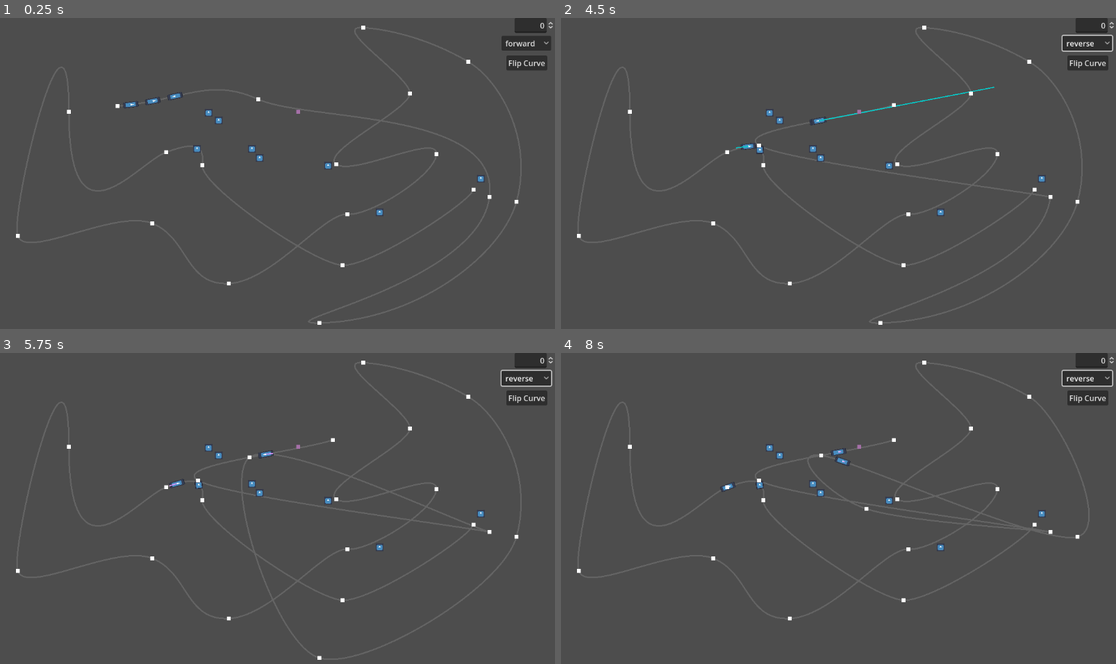
Above: before the commit, frames 1-4 (two rows, left to right).
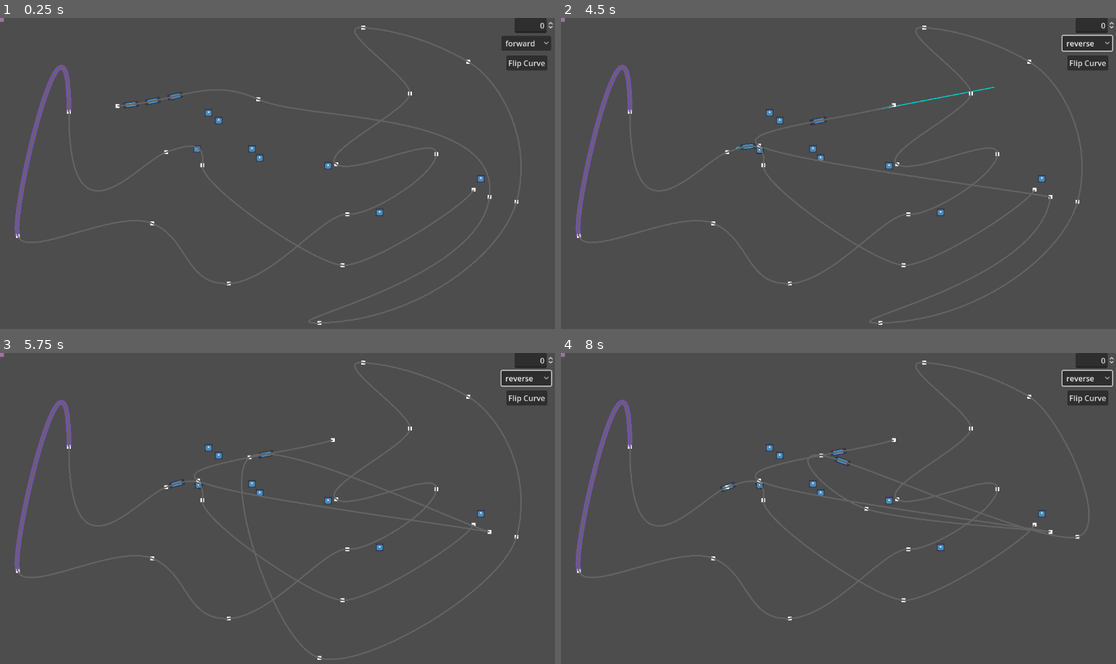
Above: after the commit, the same moments.

Repository: DeniZka/railway-path
Game: Godot game, scene res://main.tscn
Same seed, same stepped clock (60 frames per second), same inputs: the game is played once before the commit and once after it. The engine's default icon, where the game draws it, is replaced by a stand-in: a white triangle on a blue panel in a dark square.
Inputs (mouse positions are in pixels of both pictures, inside the frame that each line leads up to):
- Up to frame 1 (0.25 s): no input
- Up to frame 2 (4.5 s): click "forward" at 0.5 s; click "Flip Curve" at 1.25 s; click "reverse" at 2 s; tap Enter at 2.75, 4.25 s; drag from (677, 105) to (894, 105) at 2.77 s; tap Space at 3.5 s; drag from (821, 98) to (760, 145) at 3.52 s; move the mouse to (1049, 198) at 4.27 s; hold W from 4.28 s (still down); click (1049, 198) at 4.42 s
- Up to frame 3 (5.75 s): release W at 5 s; tap Space at 5 s; drag from (488, 533) to (249, 458) at 5.02 s
- Up to frame 4 (8 s): tap Enter at 5.75 s; drag from (810, 458) to (866, 508) at 5.77 s; tap Space at 6.5 s; drag from (882, 657) to (821, 455) at 6.52 s; move the mouse to (1077, 536) at 7.27 s; click (1077, 536) at 7.42 s

The runs differ from the first frame. In frame 1, 0.6% of the frame differs, in the area x 0-94%, y 0-99%; in frame 2, 0.7%; in frame 3, 0.6%; in frame 4, 0.7%.

Commit message:
rawilways singletone

Diff:
--- a/car.gd
+++ b/car.gd
@@ -117,7 +117,7 @@
 		#TODO: generate self curve!!!
 	#Change follow position after collisions and movements
 	var clothest_offset = path.curve.get_closest_offset(position)
-	if abs(follow.progress - clothest_offset) < 100000000: #FIX curve cross /near section skip!!!
+	if abs(follow.progress - clothest_offset) < 100000000: #FIX curve cross /near section skip!!! #FIXME: baypass due to flip path
 		follow.progress = clothest_offset
 		position = follow.position
 
--- a/drag_point.gd
+++ b/drag_point.gd
@@ -6,6 +6,7 @@
 var index = 0
 
 signal point_moved(idx: int, pos: Vector2)
+
 func set_index(idx: int):
 	index = idx
 
--- a/main.gd
+++ b/main.gd
@@ -6,9 +6,8 @@
 
 const DIVIDER = 6.0
 
-@onready var path : Path2D = $Path2D
-@onready var follow : PathFollow2D = $Path2D/TrainPath
-@onready var line : Line2D = $Line2D
+@onready var path : Path2D = $railways/Path2D
+@onready var line : Line2D = $railways/Path2D/Line2D
 @onready var points : Node2D = $DragPoints
 @onready var drag_poin_scene : PackedScene = load("res://drag_point.tscn")
 @onready var train : Node2D =  $Train
@@ -17,24 +16,25 @@
 var tension = 1.0
 
 func _ready():
-	$Train.set_path($Path2D)
+	$Segment_picker.add_path(path)
+	$Train.set_path(path)
 	loco.active = true
 	#loco.add_collision_exception_with($Train/Car) #TODO: except all in train
 	loco.direction = 1
 	var in_ : Vector2 = path.curve.get_point_in(0)
-	var pt2 : Vector2 = $Path2D.curve.get_point_position(2)
-	var pt2i : Vector2= $Path2D.curve.get_point_in(2)
-	var pt2o : Vector2= $Path2D.curve.get_point_out(2)
-	$Path2D.curve.add_point(pt2, Vector2.ZERO, Vector2.ZERO, 3)
-	$Path2D.curve.set_point_in(3, pt2i)
-	$Path2D.curve.set_point_out(3, pt2o)
+	var pt2 : Vector2 = path.curve.get_point_position(2)
+	var pt2i : Vector2= path.curve.get_point_in(2)
+	var pt2o : Vector2= path.curve.get_point_out(2)
+	path.curve.add_point(pt2, Vector2.ZERO, Vector2.ZERO, 3)
+	path.curve.set_point_in(3, pt2i)
+	path.curve.set_point_out(3, pt2o)
 
-	$Path2D.curve.add_point(pt2, Vector2.ZERO, Vector2.ZERO, 2)
-	$Path2D.curve.set_point_in(2, pt2i)
-	$Path2D.curve.set_point_out(2, pt2o)
+	path.curve.add_point(pt2, Vector2.ZERO, Vector2.ZERO, 2)
+	path.curve.set_point_in(2, pt2i)
+	path.curve.set_point_out(2, pt2o)
 
 	#$Path2D.curve.set_point_position(3, Vector2.INF)
-	$Line2D.points = $Path2D.curve.get_baked_points()
+	line.points = path.curve.get_baked_points()
 
 
 	line.points = path.curve.get_baked_points()
--- a/main.tscn
+++ b/main.tscn
@@ -21,13 +21,15 @@
 [node name="main" type="Node2D"]
 script = ExtResource("1_uhihj")
 
-[node name="Line2D" type="Line2D" parent="."]
+[node name="railways" type="Node" parent="."]
+
+[node name="Path2D" type="Path2D" parent="railways"]
+curve = SubResource("Curve2D_mpf2r")
+
+[node name="Line2D" type="Line2D" parent="railways/Path2D"]
 width = 3.0
 default_color = Color(0.392157, 0.392157, 0.392157, 1)
 antialiased = true
-
-[node name="Path2D" type="Path2D" parent="."]
-curve = SubResource("Curve2D_mpf2r")
 
 [node name="Train" parent="." instance=ExtResource("6_q2t3g")]
 can_sleep = false
@@ -128,11 +130,6 @@
 text = "Flip Curve"
 
 [node name="Segment_picker" parent="." instance=ExtResource("6_dqwr5")]
-anchors_preset = 0
-offset_left = 615.0
-offset_top = 191.0
-offset_right = 623.0
-offset_bottom = 199.0
 
 [connection signal="item_selected" from="OptionButton" to="." method="_on_option_button_item_selected"]
 [connection signal="value_changed" from="SpinBox" to="." method="_on_spin_box_value_changed"]
--- a/tests/segment_picker.gd
+++ b/tests/segment_picker.gd
@@ -1,33 +1,68 @@
 class_name SegmentPicker
-extends Control
+extends Node2D
 
 
 enum{MODE_IDLE, MODE_DRAG}
 var mode = MODE_IDLE
 var index = 0
+var paths : Array[Path2D]
 
 signal point_moved(idx: int, pos: Vector2)
+
+
 func set_index(idx: int):
 	index = idx
 
-func _ready():
-	pass
+func add_path(path: Path2D):
+	paths.append(path)
 
-func get_nearest_segment():
-	pass
+func get_nearest_path():
+	var nearest_path = null
+	var clothest_offset : float = INF
+	for path in paths:
+		var clothest_to_path_offset : float = path.curve.get_closest_offset($Segment_picker.position)
+		if clothest_to_path_offset < clothest_offset:
+			clothest_offset = clothest_to_path_offset
+			nearest_path = path
+	return [nearest_path, clothest_offset]
 
-func _on_gui_input(event):
-	if event is InputEventMouseButton:
-		if event.button_index == MOUSE_BUTTON_LEFT and event.pressed:
-			mode = MODE_DRAG
-		if event.button_index == MOUSE_BUTTON_LEFT and (not event.pressed):
-			mode = MODE_IDLE
+func get_clothest_points():
+	var path_offset : Array = get_nearest_path()
+	var path : Path2D = path_offset[0]
+	var offset : float = path_offset[1]
+	var most_left_point : int = 0
+	var most_right_point : int = path.curve.point_count - 1
+	for point_idx in range(path.curve.point_count):
+		var point_offset = path.curve.get_closest_offset(path.curve.get_point_position(point_idx))
+		if point_offset > most_left_point and point_offset < offset:
+			most_left_point = point_idx
+		if point_offset > offset and point_idx < most_right_point:
+			most_right_point = point_idx
+	return [most_left_point, most_right_point, path]
 
+func _process(delta):
+	if paths.size() > 0:
+		var pts = get_clothest_points()
+		var path : Path2D = pts[2]
+		$Path2D.curve.set_point_position(0, path.curve.get_point_position(pts[0]))
+		$Path2D.curve.set_point_position(1, path.curve.get_point_position(pts[1]))
+		$Path2D.curve.set_point_in(1, path.curve.get_point_in(pts[1]))
+		$Path2D.curve.set_point_in(0, path.curve.get_point_in(pts[0]))
+		$Path2D.curve.set_point_out(0, path.curve.get_point_out(pts[0]))
+		$Path2D.curve.set_point_out(1, path.curve.get_point_out(pts[1]))
+		$Line2D.points = $Path2D.curve.get_baked_points()
 
 func _input(event):
 	if event is InputEventMouseMotion and mode == MODE_DRAG:
 		my_set_position(get_global_mouse_position())
 
 func my_set_position(new_position: Vector2):
-	position = new_position - Vector2(4, 4)
+	$Segment_picker.position = new_position
 	point_moved.emit(index, new_position)
+
+func _on_segment_picker_gui_input(event):
+	if event is InputEventMouseButton:
+		if event.button_index == MOUSE_BUTTON_LEFT and event.pressed:
+			mode = MODE_DRAG
+		if event.button_index == MOUSE_BUTTON_LEFT and (not event.pressed):
+			mode = MODE_IDLE
--- a/tests/segment_picker.tscn
+++ b/tests/segment_picker.tscn
@@ -3,17 +3,13 @@
 [ext_resource type="Script" path="res://tests/segment_picker.gd" id="1_qf8oo"]
 
 [sub_resource type="Curve2D" id="Curve2D_v1020"]
+_data = {
+"points": PackedVector2Array(0, 0, 0, 0, 62, 24, 0, 0, 0, 0, 0, 0)
+}
+point_count = 2
 
-[node name="Segment_picker" type="Control"]
-layout_mode = 3
-offset_right = 8.0
-offset_bottom = 7.99999
-pivot_offset = Vector2(4, 4)
+[node name="SegmentPicker" type="Node2D"]
 script = ExtResource("1_qf8oo")
-
-[node name="Polygon2D" type="Polygon2D" parent="."]
-color = Color(0.65098, 0.443137, 0.662745, 1)
-polygon = PackedVector2Array(0, 0, 8, 0, 8, 8, 0, 8)
 
 [node name="Path2D" type="Path2D" parent="."]
 curve = SubResource("Curve2D_v1020")
@@ -21,4 +17,14 @@
 [node name="Line2D" type="Line2D" parent="."]
 default_color = Color(0.603922, 0.352941, 1, 0.494118)
 
-[connection signal="gui_input" from="." to="." method="_on_gui_input"]
+[node name="Segment_picker" type="Control" parent="."]
+layout_mode = 3
+offset_right = 8.0
+offset_bottom = 7.99999
+pivot_offset = Vector2(4, 4)
+
+[node name="Polygon2D" type="Polygon2D" parent="Segment_picker"]
+color = Color(0.65098, 0.443137, 0.662745, 1)
+polygon = PackedVector2Array(0, 0, 8, 0, 8, 8, 0, 8)
+
+[connection signal="gui_input" from="Segment_picker" to="." method="_on_segment_picker_gui_input"]
